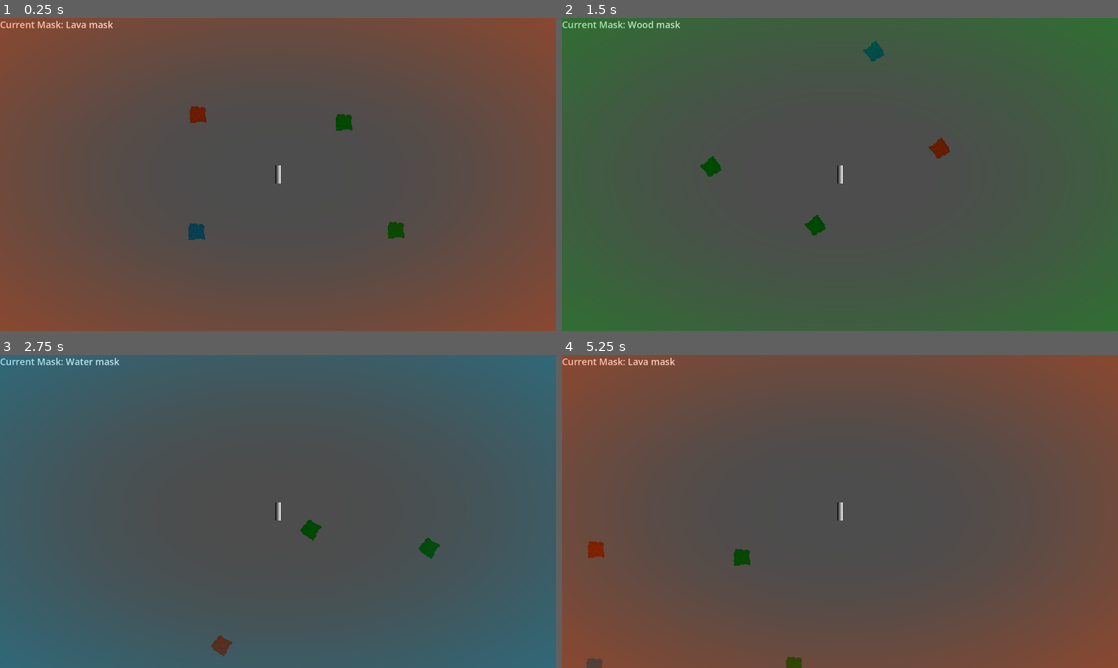
Above: before the commit, frames 1-4 (two rows, left to right).
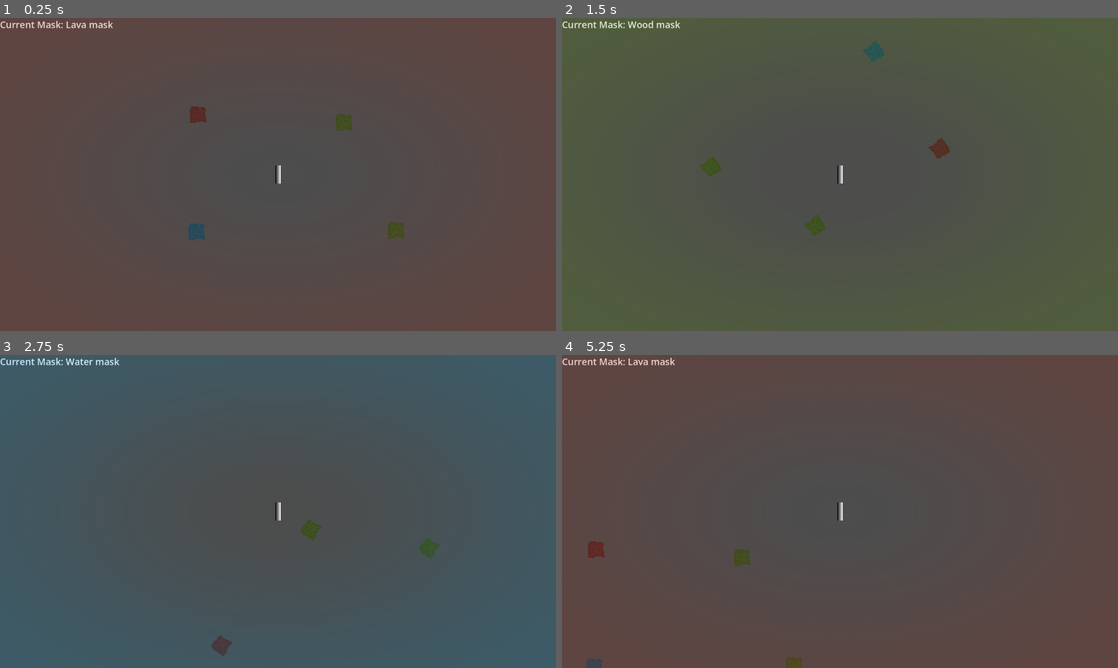
Above: after the commit, the same moments.

Repository: ccoors/mask
Game: Godot game, scene res://scenes/main_scene.tscn
The game is run twice, just before and just after one commit, with the same random seed, the same clock (stepped at 60 frames per second) and the same inputs.
Inputs:
- Up to frame 1 (0.25 s): no input
- Up to frame 2 (1.5 s): tap Enter at 0.5 s; hold Right (right) 0.53-1.28 s; tap 1 (mask_1) at 0.6 s; hold Down (down) from 1.28 s (still down); tap 2 (mask_2) at 1.35 s
- Up to frame 3 (2.75 s): release Down (down) at 2.03 s; hold Right (right) from 2.03 s (still down); tap 3 (mask_3) at 2.1 s
- Up to frame 4 (5.25 s): release Right (right) at 2.78 s; hold Up (up) 2.78-3.53 s; tap one key every 0.75 s from 2.85 s: 1 (mask_1) 2 (mask_2) 3 (mask_3) 1 (mask_1); hold Left (left) 3.53-5.03 s; hold Down (down) from 5.03 s (still down)

The runs differ from the first frame. In frame 1, 11% of the frame differs, in the area x 0-100%, y 0-100%; in frame 2, 7.8%; in frame 3, 0.5%; in frame 4, 11%.

Commit message:
chore: refactoring

Diff:
--- a/scenes/globals.gd
+++ b/scenes/globals.gd
@@ -1,22 +1,33 @@
 extends Node
+
+var mask_idx: int = 0
+signal mask_changed(idx: int)
 
 const MASKS = [
     {
         "name": "Lava mask",
         "input_action": "mask_1",
-        "color": Color(0.937, 0.25, 0.0),
+        "color": Color(0.661, 0.143, 0.077, 1.0),
         "collision_mask": 2,
     },
     {
         "name": "Wood mask",
         "input_action": "mask_2",
-        "color": Color(0.0, 0.65, 0.025),
+        "color": Color(0.373, 0.613, 0.0, 1.0),
         "collision_mask": 3,
     },
     {
         "name": "Water mask",
         "input_action": "mask_3",
-        "color": Color(0.0, 0.589, 0.753),
+        "color": Color(0.0, 0.578, 0.805, 1.0),
         "collision_mask": 4,
     },
 ]
+
+func _ready() -> void:
+    change_mask(mask_idx)
+
+func change_mask(idx: int):
+    assert(idx >= 0)
+    assert(idx < MASKS.size())
+    mask_changed.emit(idx)
--- a/scenes/main_scene.gd
+++ b/scenes/main_scene.gd
@@ -1,9 +1,13 @@
 extends Node2D
 
-func _on_player_mask_changed(new_mask: int) -> void:
+func _ready():
+    GLOBALS.mask_changed.connect(_on_mask_changed)
+    _on_mask_changed(GLOBALS.mask_idx)
+
+func _on_mask_changed(new_mask: int) -> void:
     var mask = GLOBALS.MASKS[new_mask]
     %UI.set_mask(mask)
     %ColorRect.material.set_shader_parameter(
         "vignette_color",
-        Color(mask["color"], 0.5),
+        mask["color"],
     )
--- a/scenes/main_scene.tscn
+++ b/scenes/main_scene.tscn
@@ -4,13 +4,13 @@
 [ext_resource type="PackedScene" uid="uid://canf8l0o81yey" path="res://scenes/player.tscn" id="1_w2twt"]
 [ext_resource type="PackedScene" uid="uid://coeqlhbyqq13y" path="res://scenes/level.tscn" id="2_gubc5"]
 [ext_resource type="PackedScene" uid="uid://cd1n8io8yoe1u" path="res://scenes/ui.tscn" id="2_pw63i"]
-[ext_resource type="Shader" uid="uid://daml0425ewole" path="res://assets/shaders/tint.gdshader" id="4_pu3yx"]
+[ext_resource type="Shader" path="res://assets/shaders/tint.gdshader" id="4_gubc5"]
 
 [sub_resource type="ShaderMaterial" id="ShaderMaterial_gubc5"]
-shader = ExtResource("4_pu3yx")
-shader_parameter/inner_radius = 0.1
-shader_parameter/outer_radius = 1.0
-shader_parameter/vignette_strength = 1.0
+shader = ExtResource("4_gubc5")
+shader_parameter/inner_radius = 0.0
+shader_parameter/outer_radius = 0.7
+shader_parameter/vignette_strength = 0.2
 shader_parameter/vignette_color = Color(0, 0, 0, 0)
 
 [node name="Main" type="Node2D" unique_id=449981256]
@@ -46,5 +46,3 @@
 offset_bottom = -495.0
 grow_horizontal = 1
 grow_vertical = 1
-
-[connection signal="mask_changed" from="player" to="." method="_on_player_mask_changed"]
--- a/scenes/player.gd
+++ b/scenes/player.gd
@@ -4,14 +4,12 @@
 const SPEED = 500.0
 const ROTATION_SPEED = 5;
 
-signal mask_changed(new_mask: int)
-
 func _ready() -> void:
     set_mask(0)
 
 func set_mask(idx: int) -> void:
     var mask = GLOBALS.MASKS[idx]
-    mask_changed.emit(idx)
+    GLOBALS.change_mask(idx)
     var set_cmask = 0
     for i in range(5):
         if mask["collision_mask"] != i:
--- a/scenes/stein.gd
+++ b/scenes/stein.gd
@@ -8,4 +8,4 @@
 func update_mask_id():
     var mask = GLOBALS.MASKS[mask_id]
     %StaticBody2D.collision_layer = (1 << mask["collision_mask"])
-    modulate = mask["color"]
+    modulate = mask["color"].lightened(0.3)
